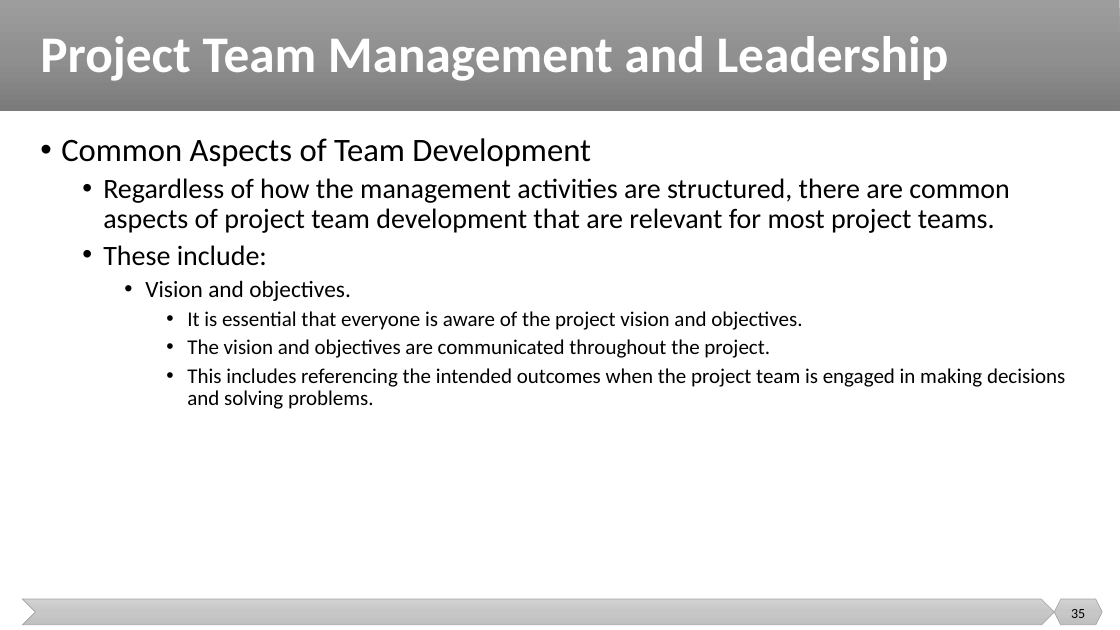
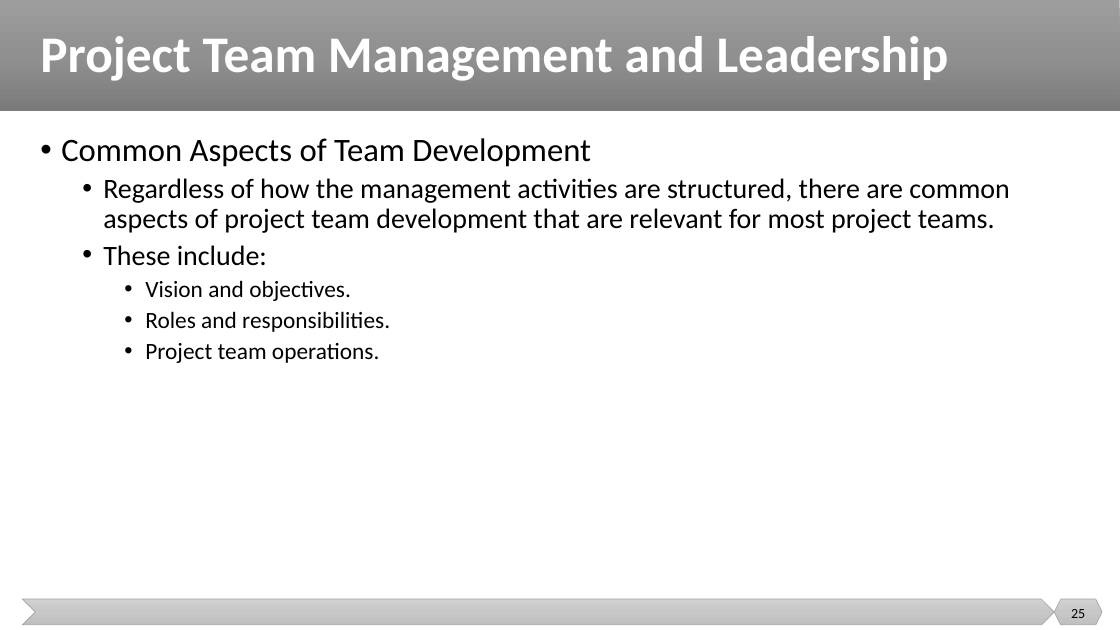
Before and after one commit to malenezi/malenezi, a slide deck: slide 25 of SE423/Lectures/1-Introduction/Project Performance Domains.pptx (slide 35 before the commit). Drawn at 1120x630 pixels with LibreOffice and Linux fonts; fonts in the diff are those of the drawing. Boxes give left, top, right and bottom in pixels: in the first picture for what was removed or moved away, otherwise in the second. Text is boxed around its words. In the diff, an @@ line names an element or a change of style, - is before the commit and + after.

```diff
--- a/SE423/Lectures/1-Introduction/Project Performance Domains.pptx
+++ b/SE423/Lectures/1-Introduction/Project Performance Domains.pptx
@@ text at box(145, 311, 390, 363): text changed; size 18 to 20 pt @@
-      • It is essential that everyone is aware of the project vision and objectives.
-      • The vision and objectives are communicated throughout the project.
-      • This includes referencing the intended outcomes when the project team is engaged in making decisions and solving problems.
+    • Roles and responsibilities.
+    • Project team operations.
@@ page number at box(1071, 609, 1085, 618): text changed @@
-35
+25
```
Also in this commit, not shown: 5 other slides changed, 35 slides removed, 17 other files.
